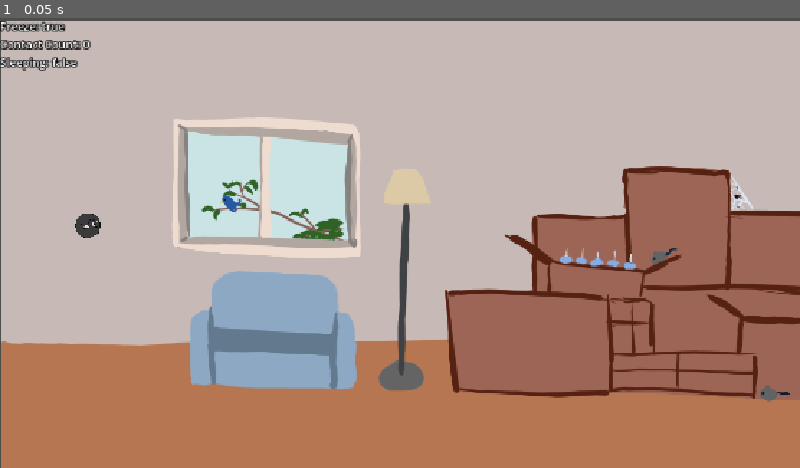
Above: before the commit, frame 1.
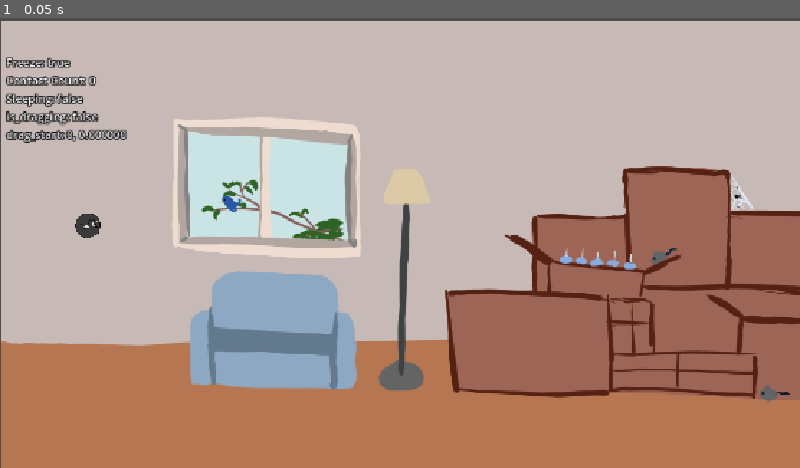
Above: after the commit, the same moment.

Repository: ecleaver/GoDot-GameCourse
Game: Godot game, scene res://Scenes/Background/level_base.tscn
Same seed, same stepped clock (60 frames per second), same inputs: the game is played once before the commit and once after it. The project has no main scene, so this scene is started directly.
Inputs:
- Up to frame 1 (0.05 s): no input

The runs differ from the first frame. In frame 1, 1.4% of the frame differs, in the area x 0-16%, y 0-28%.

Commit message:
Added to readme and added arrow

Diff:
--- a/rigibody-2d/Scenes/Background/level_base.tscn
+++ b/rigibody-2d/Scenes/Background/level_base.tscn
@@ -9,5 +9,5 @@
 position = Vector2(579, 328)
 texture = ExtResource("1_dq6w3")
 
-[node name="Cat" parent="Background2d" unique_id=931702650 instance=ExtResource("2_mphqb")]
-position = Vector2(-453, -29)
+[node name="Cat" parent="." unique_id=931702650 instance=ExtResource("2_mphqb")]
+position = Vector2(126, 299)
--- a/rigibody-2d/Scenes/Cat/cat.gd
+++ /dev/null
@@ -1,15 +0,0 @@
-class_name Cat
-
-extends RigidBody2D
-@onready var debugging_label: Label = $"Debugging Label"
-
-
-# Called when the node enters the scene tree for the first time.
-func _ready() -> void:
-	pass # Replace with function body.
-
-
-# Called every frame. 'delta' is the elapsed time since the previous frame.
-func _process(delta: float) -> void:
-	debugging_label.text = Test.test_phyiscs(get_contact_count(), freeze, sleeping)
-	pass
--- a/rigibody-2d/Scenes/Cat/cat.tscn
+++ b/rigibody-2d/Scenes/Cat/cat.tscn
@@ -1,10 +1,11 @@
 [gd_scene format=3 uid="uid://b6ese0egpxuk5"]
 
 [ext_resource type="Texture2D" uid="uid://cb112qj1xf1sp" path="res://Assets/player/Cat.png" id="1_3q6nn"]
-[ext_resource type="Script" uid="uid://7xpvp0ho7a3h" path="res://Scenes/Cat/cat.gd" id="1_i0txa"]
+[ext_resource type="Script" uid="uid://7xpvp0ho7a3h" path="res://Scripts/cat.gd" id="1_i0txa"]
 [ext_resource type="AudioStream" uid="uid://bfk8rbvl7ludl" path="res://Assets/audio/kick_wood.ogg" id="2_dpdie"]
 [ext_resource type="AudioStream" uid="uid://cdadpefg3ft6i" path="res://Assets/audio/catapult.ogg" id="3_i0txa"]
 [ext_resource type="AudioStream" uid="uid://c27x36o6l2f5w" path="res://Assets/audio/stretch2.ogg" id="4_kvel3"]
+[ext_resource type="Texture2D" uid="uid://cdofj4utw5vil" path="res://Assets/arrow/arrow.png" id="6_kvel3"]
 
 [sub_resource type="CircleShape2D" id="CircleShape2D_soqr3"]
 radius = 19.026299
@@ -15,15 +16,7 @@
 contact_monitor = true
 script = ExtResource("1_i0txa")
 
-[node name="Debugging Label" type="Label" parent="." unique_id=2115755553]
-top_level = true
-offset_right = 40.0
-offset_bottom = 23.0
-size_flags_horizontal = 0
-size_flags_vertical = 0
-theme_override_constants/outline_size = 6
-
-[node name="CatSprit" type="Sprite2D" parent="." unique_id=1880768459]
+[node name="CatSprite" type="Sprite2D" parent="." unique_id=1880768459]
 scale = Vector2(0.15, 0.15)
 texture = ExtResource("1_3q6nn")
 
@@ -39,3 +32,34 @@
 
 [node name="StretchSound" type="AudioStreamPlayer2D" parent="." unique_id=1530572187]
 stream = ExtResource("4_kvel3")
+
+[node name="ArrowSprite" type="Sprite2D" parent="." unique_id=837738524]
+unique_name_in_owner = true
+position = Vector2(47, -1.0000038)
+rotation = 0.7345807
+scale = Vector2(0.4, 0.4)
+texture = ExtResource("6_kvel3")
+
+[node name="CanvasLayer" type="CanvasLayer" parent="." unique_id=768550841]
+
+[node name="MarginContainer" type="MarginContainer" parent="CanvasLayer" unique_id=1828157869]
+anchors_preset = 15
+anchor_right = 1.0
+anchor_bottom = 1.0
+grow_horizontal = 2
+grow_vertical = 2
+size_flags_vertical = 0
+theme_override_constants/margin_left = 20
+theme_override_constants/margin_top = 20
+theme_override_constants/margin_right = 20
+theme_override_constants/margin_bottom = 20
+
+[node name="Debugging Label" type="Label" parent="CanvasLayer/MarginContainer" unique_id=2115755553]
+unique_name_in_owner = true
+top_level = true
+layout_mode = 2
+size_flags_horizontal = 4
+size_flags_vertical = 0
+theme_override_constants/outline_size = 6
+
+[connection signal="input_event" from="." to="." method="_on_input_event"]
--- a/rigibody-2d/Scenes/Main/main.tscn
+++ b/rigibody-2d/Scenes/Main/main.tscn
@@ -14,7 +14,7 @@
 offset_bottom = 648.0
 texture = ExtResource("1_1r6ip")
 
-[node name="MarginContainer" type="MarginContainer" parent="TextureRect" unique_id=1021732353]
+[node name="MarginContainer" type="MarginContainer" parent="." unique_id=1021732353]
 layout_mode = 0
 offset_right = 40.0
 offset_bottom = 40.0
--- a/rigibody-2d/Scripts/Globals/Test.gd
+++ b/rigibody-2d/Scripts/Globals/Test.gd
@@ -10,14 +10,23 @@
 func _process(delta: float) -> void:
 	pass
 
-func test_phyiscs(count : int, freeze: bool, sleeping: bool)->String:
-	return "Freeze: %s\nContact Count: %d\nSleeping: %s" %[
+func test_phyiscs(count : int = 0, freeze: bool = false, sleeping: bool = false)->String:
+	return "\n\n  Freeze: %s\n  Contact Count: %d\n  Sleeping: %s\n" %[
 		freeze,
 		count,
 		sleeping
 	]
 	pass
 
+func test_dragging(is_dragging : bool = false, pos_x: float = 0.0, pos_y: float=0.0)->String:
+	return "  is_dragging: %s\n  drag_start: %.0f, %0f\n" % [
+		is_dragging, pos_x, pos_y
+	]
+	pass
+
 
 func test_value(test : String, value)->void:
 	print(test, value)
+
+func testing(test : String)->void:
+	print("testing: ", test)
--- /dev/null
+++ b/rigibody-2d/Scripts/cat.gd
@@ -0,0 +1,37 @@
+class_name Cat
+
+extends RigidBody2D
+
+var _start: Vector2 = Vector2.ZERO
+var _drag_start: Vector2 = Vector2.ZERO
+var _is_dragging: bool = false
+@onready var debugging_label: Label = %"Debugging Label"
+@onready var arrow_sprite: Sprite2D = %ArrowSprite
+
+
+# Called when the node enters the scene tree for the first time.
+func _ready() -> void:
+	arrow_sprite.hide()
+	_start = position
+	pass # Replace with function body.
+
+
+# Called every frame. 'delta' is the elapsed time since the previous frame.
+func _process(delta: float) -> void:
+
+	debugging_label.text = Test.test_phyiscs(get_contact_count(), freeze, sleeping)
+	debugging_label.text += Test.test_dragging(_is_dragging, _drag_start.x, _drag_start.y)
+	pass
+
+func start_dragging() -> void:
+	arrow_sprite.show()
+	_is_dragging = true
+	_drag_start = get_global_mouse_position()
+
+func _on_input_event(viewport: Node, event: InputEvent, shape_idx: int) -> void:
+	if event.is_action_pressed("drag"):
+		Test.testing("drag")
+		input_event.disconnect(_on_input_event)
+		start_dragging()
+		Test.testing("drag disconnect")
+	pass # Replace with function body.
--- a/rigibody-2d/project.godot
+++ b/rigibody-2d/project.godot
@@ -22,6 +22,14 @@
 
 window/stretch/mode="canvas_items"
 
+[input]
+
+drag={
+"deadzone": 0.2,
+"events": [Object(InputEventMouseButton,"resource_local_to_scene":false,"resource_name":"","device":-1,"window_id":0,"alt_pressed":false,"shift_pressed":false,"ctrl_pressed":false,"meta_pressed":false,"button_mask":1,"position":Vector2(190, 28),"global_position":Vector2(199, 76),"factor":1.0,"button_index":1,"canceled":false,"pressed":true,"double_click":false,"script":null)
+]
+}
+
 [physics]
 
 3d/physics_engine="Jolt Physics"
Renamed: rigibody-2d/Scenes/Cat/cat.gd.uid -> rigibody-2d/Scripts/cat.gd.uid
Not shown, changed: README.md
